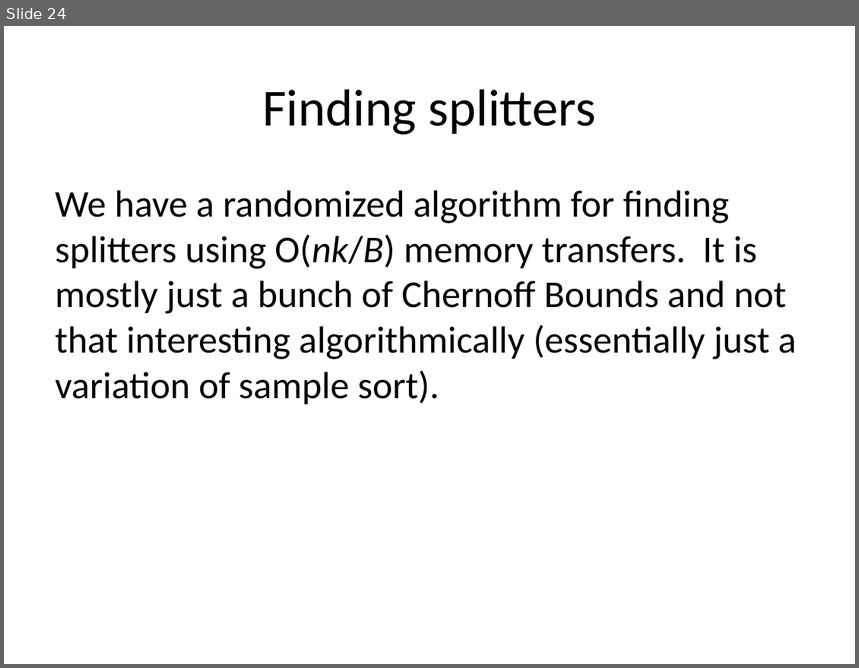
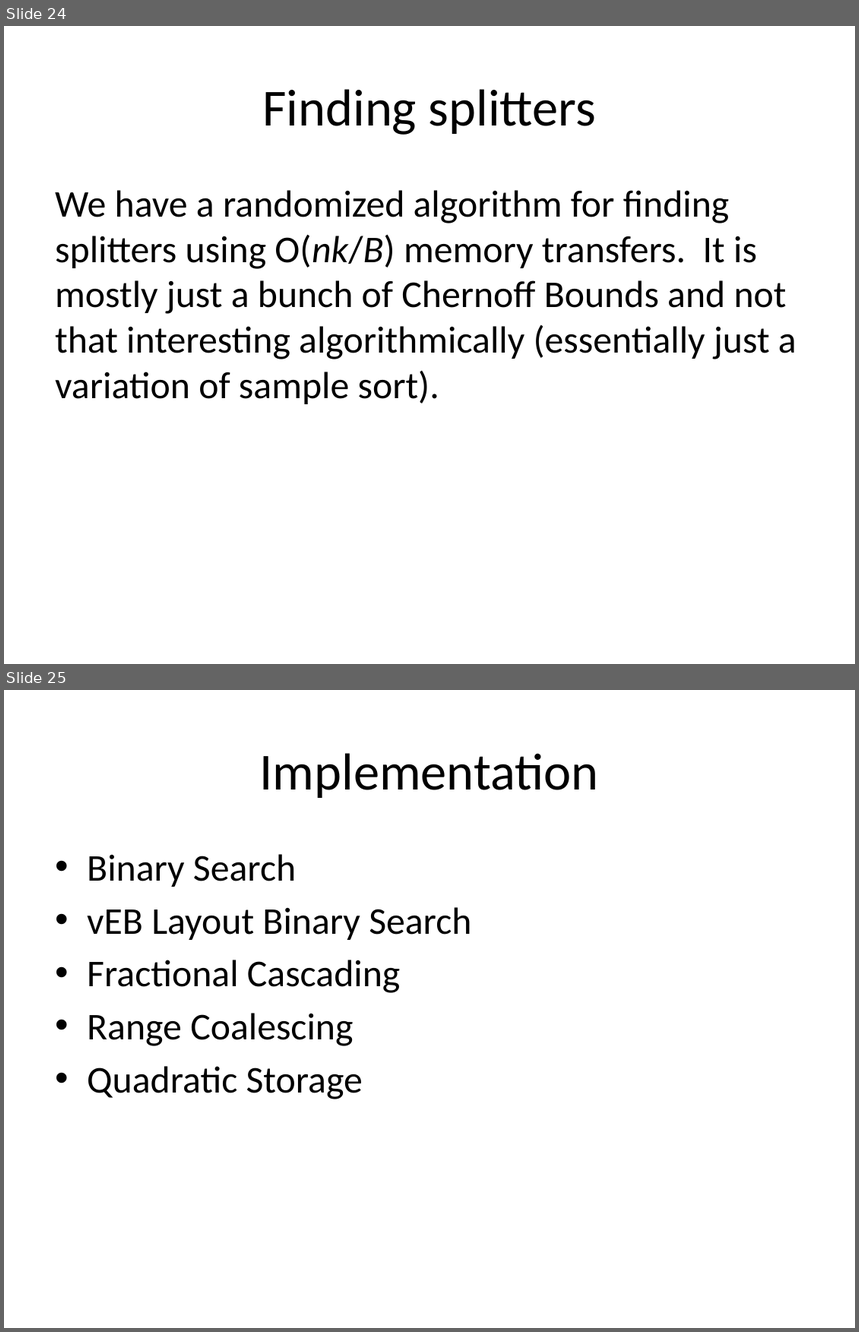
Before and after one commit to vineetgopal/fractals_paper, a slide deck: final_presentation.pptx. Shown one above the other, each under a label of ours: slide 24 before the commit, slides 24 and 25 after it. The pictures are 859x668 and 859x1332 pixels, drawn with LibreOffice and Linux fonts; fonts in the diff are those of the drawing. Boxes give left, top, right and bottom in pixels: in the first picture for what was removed or moved away, otherwise in the second. Text is boxed around its words. In the diff, an @@ line names an element or a change of style, - is before the commit and + after.

```diff
--- a/final_presentation.pptx
+++ b/final_presentation.pptx
@@ slide 25 added at (x1=4, y1=690, x2=855, y2=1328), background #FFFFFF @@
@@ title added at (x1=260, y1=753, x2=599, y2=798), 44 pt, text #000000 @@
+Implementation
@@ text added at (x1=87, y1=854, x2=471, y2=1100), 32 pt, text #000000 @@
+• Binary Search
+• vEB Layout Binary Search
+• Fractional Cascading
+• Range Coalescing
+• Quadratic Storage
```
Also in this commit, not shown: 1 slide changed, 2 other slides added.
